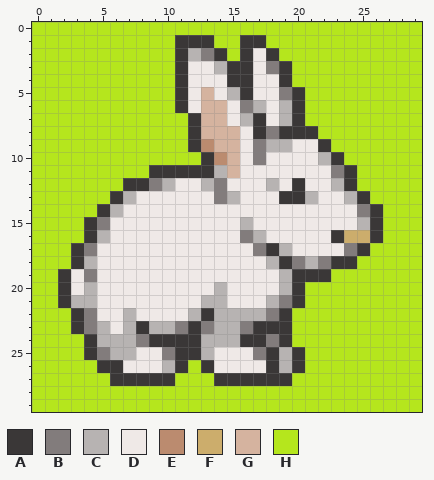
Pixel-art sprite, stored at resources/Bunny/BunnyRight.png. This is how it looked before the edit.
The file is 30x30 pixels.
Palette (. is transparent): A #3a3737  B #827c7c  C #b7b3b2  D #efe9e7  E #bb8b6f  F #ccad6c  G #d5b39f  H #b5e61d
Once edited:
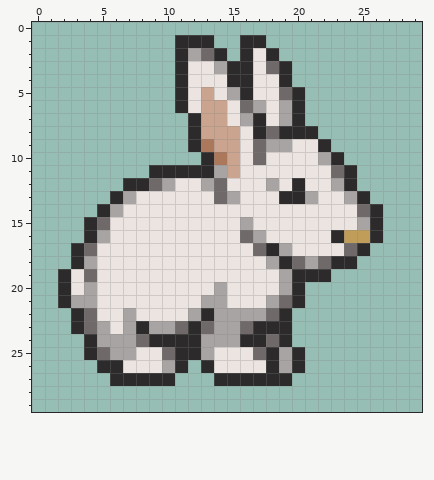
Author's note on the commit: Added bunny sprite test. Set bunny sprite background transparent.
The edit:
Colour A changes from #3a3737 to #2c2a2a.
Colour B changes from #827c7c to #6f6969.
Colour C changes from #b7b3b2 to #a8a4a3.
Colour D changes from #efe9e7 to #ebe4e1.
Colour E changes from #bb8b6f to #ac785c.
Colour F changes from #ccad6c to #c09e59.
Colour G changes from #d5b39f to #caa48e.
Colour H is gone in row 0 at x 0 to 29; in row 1 at x 0 to 10, 14 to 15 and 18 to 29; in row 2 at x 0 to 10, 15 and 19 to 29; in rows 3 to 4 at x 0 to 10 and 20 to 29; in rows 5 to 6 at x 0 to 10 and 21 to 29; in row 7 at x 0 to 11 and 21 to 29.
Colour H is gone in row 8 at x 0 to 11 and 22 to 29; in row 9 at x 0 to 11 and 23 to 29; in row 10 at x 0 to 12 and 24 to 29; in row 11 at x 0 to 8 and 25 to 29; in row 12 at x 0 to 6 and 25 to 29; in row 13 at x 0 to 5 and 26 to 29.
Colour H is gone in row 14 at x 0 to 4 and 27 to 29; in rows 15 to 16 at x 0 to 3 and 27 to 29; in row 17 at x 0 to 2 and 26 to 29; in row 18 at x 0 to 2 and 25 to 29; in row 19 at x 0 to 1 and 23 to 29; in rows 20 to 21 at x 0 to 1 and 21 to 29.
Colour H is gone in rows 22 to 23 at x 0 to 2 and 20 to 29; in row 24 at x 0 to 3 and 20 to 29; in row 25 at x 0 to 3 and 21 to 29; in row 26 at x 0 to 4, 12 and 21 to 29; in row 27 at x 0 to 5, 11 to 13 and 20 to 29; in rows 28 to 29 at x 0 to 29.
Pixel boxes of the changes (left, top, right, bottom) in both pictures:
changed: (32, 22, 422, 412)
